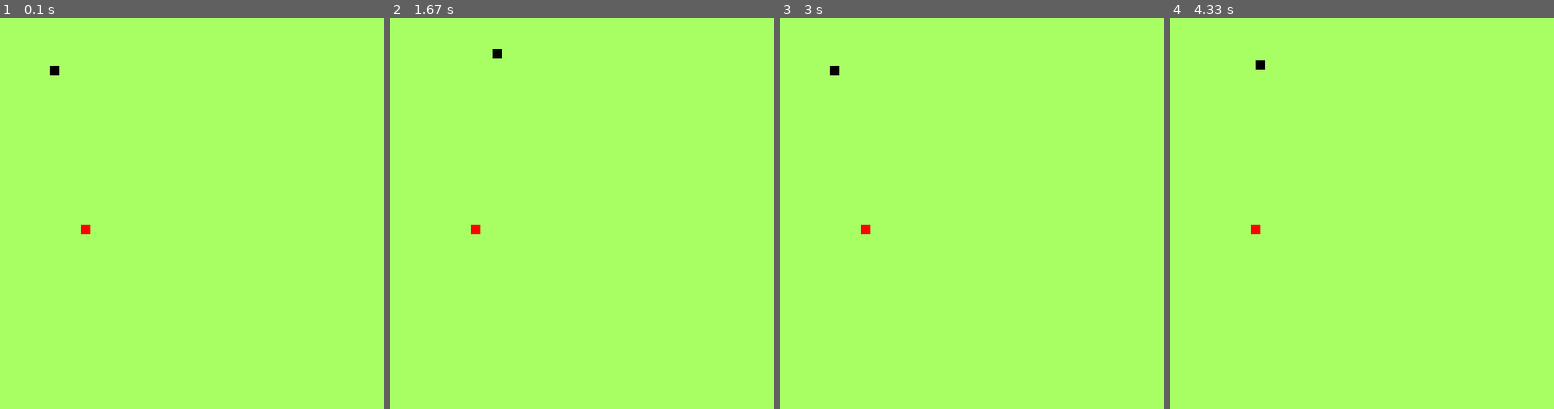
Above: before the commit, frames 1-4 (left to right).
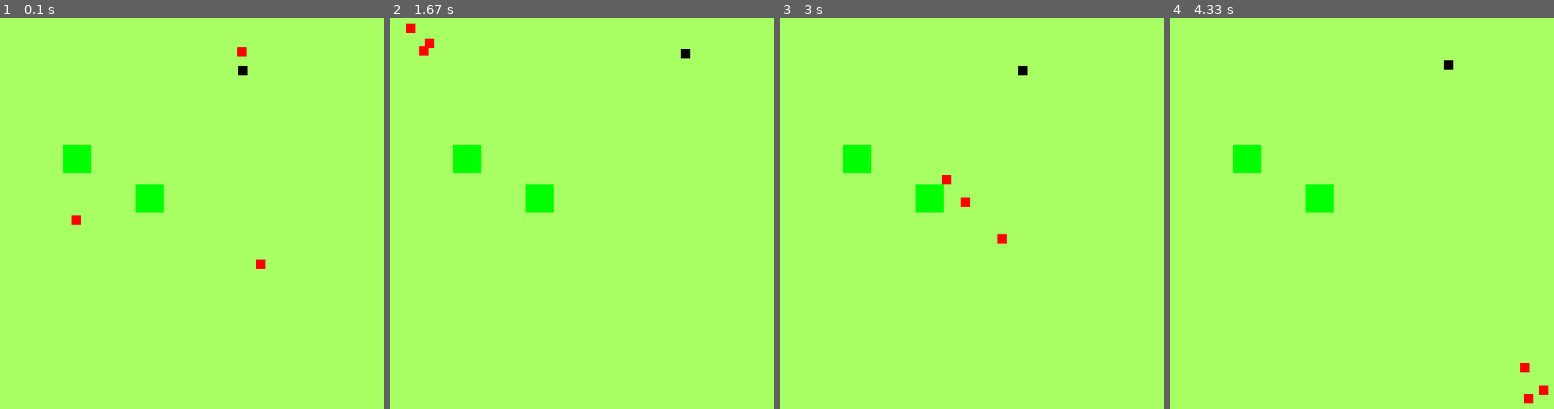
Above: after the commit, the same moments.

Repository: Eli6th/Pygame_Game
Game: pygame game, started from game.py
Two runs of this game, one before a commit and one after it. Both use one fixed random seed, a clock stepped at 60 frames per second and the inputs below.
Inputs:
- Up to frame 1 (0.1 s): no input
- Up to frame 2 (1.67 s): hold D 0.33-0.8 s; hold W 0.83-1.13 s; hold D 1.17-1.63 s
- Up to frame 3 (3 s): hold A 1.67-2.2 s; hold S 2.23-2.53 s; hold A 2.57-2.97 s
- Up to frame 4 (4.33 s): hold W 3-3.37 s; hold D 3.4-4.03 s; hold S from 4.07 s (still down)

The runs differ from the first frame. In frame 1, 1.4% of the frame differs, in the area x 12-70%, y 7-65%; in frame 2, 1.4%; in frame 3, 1.4%; in frame 4, 1.4%.

Commit message:
Added enemy patrolling and bush hiding

Diff:
--- a/game.py
+++ b/game.py
@@ -6,10 +6,14 @@
 
 pygame.init()
 
+PLAYER_SPEED = 2
+
 PLAYER_COLOR = (0, 0, 0)
+PLAYER_HIDDEN_COLOR = (102, 102, 102)
 SURFACE_COLOR = (167, 255, 100)
 GUARD_COLOR = (255, 0, 0)
 BUSH_COLOR = (0, 255, 0)
+
 WIDTH = 500
 HEIGHT = 500
 
@@ -31,14 +35,57 @@
        # Update the position of this object by setting the values of rect.x and rect.y
        self.rect = self.image.get_rect()
 
-class Guard(pygame.sprite.Sprite):
-    def __init__(self, color, width, height, bounces):
-       pygame.sprite.Sprite.__init__(self)
-       self.image = pygame.Surface([width, height])
-       self.image.fill(color)
-
-       self.rect = self.image.get_rect()
-       self.bounces = bounces
+class PatrolGuard(pygame.sprite.Sprite):
+    def __init__(self, color, width, height, speed, positions):
+       pygame.sprite.Sprite.__init__(self)
+       self.image = pygame.Surface([width, height])
+       self.image.fill(color)
+
+       self.rect = self.image.get_rect()
+
+       self.speed = speed
+
+       self.patrolPositions = positions
+       self.positionCounter = 0
+       self.currentPosition = self.patrolPositions[self.positionCounter]
+
+    def guard_movement(self):
+        if (
+            (self.rect.x >= self.currentPosition[0] - 5 and self.rect.x <= self.currentPosition[0] + 5)
+            and
+            (self.rect.y >= self.currentPosition[1] - 5 and self.rect.y <= self.currentPosition[1] + 5)
+            ):
+            self.positionCounter += 1
+            if (self.positionCounter == len(self.patrolPositions)):
+                self.positionCounter = 0
+
+            self.currentPosition = self.patrolPositions[self.positionCounter]
+        else:
+            if (self.rect.x > self.currentPosition[0] + self.speed):
+                self.rect.x -= self.speed
+            elif (self.rect.x < self.currentPosition[0] - self.speed):
+                self.rect.x += self.speed
+
+            if (self.rect.y > self.currentPosition[1] + self.speed):
+                self.rect.y -= self.speed
+            elif (self.rect.y < self.currentPosition[1] - self.speed):
+                self.rect.y += self.speed
+
+class ShootingGuard(pygame.sprite.Sprite):
+    def __init__(self, color, width, height):
+       pygame.sprite.Sprite.__init__(self)
+       self.image = pygame.Surface([width, height])
+       self.image.fill(color)
+
+       self.rect = self.image.get_rect()
+
+class ChasingGuard(pygame.sprite.Sprite):
+    def __init__(self, color, width, height):
+       pygame.sprite.Sprite.__init__(self)
+       self.image = pygame.Surface([width, height])
+       self.image.fill(color)
+
+       self.rect = self.image.get_rect()
 
 class Bush(pygame.sprite.Sprite):
     # Constructor. Pass in the color of the block,
@@ -78,33 +125,52 @@
 screen = pygame.display.set_mode(size)
 pygame.display.set_caption(f'Level: {level}')
 
-# Not exactly sure what these are for????
-# all_sprites_list = pygame.sprite.Group()
-
-# guards_list = pygame.sprite.Group()
-
-# bushes_list = pygame.sprite.Group()
-
+# Sprite groups
+all_sprites_list = pygame.sprite.Group()
+
+guards_list = pygame.sprite.Group()
+
+bushes_list = pygame.sprite.Group()
+
+# Player
 player = Player(PLAYER_COLOR, 10, 10)
-guard1 = Guard(GUARD_COLOR, 10, 10, 0)
-bush1 = Bush(BUSH_COLOR, 30, 30)
-
-player.rect.x = 100
+
+player.rect.x = 300
 player.rect.y = 100
 
+all_sprites_list.add(player)
+
+# Guards
+guard1 = PatrolGuard(GUARD_COLOR, 10, 10, 5, [[50, 50], [450, 450], [50, 450], [50, 50], [450, 50], [450, 450]])
 guard1.rect.x = random.randint(50, 350)
 guard1.rect.y = random.randint(50, 350)
-
+all_sprites_list.add(guard1)
+guards_list.add(guard1)
+
+guard2 = PatrolGuard(GUARD_COLOR, 10, 10, 5, [[50, 50], [450, 450], [50, 450], [50, 50], [450, 50], [450, 450]])
+guard2.rect.x = random.randint(50, 350)
+guard2.rect.y = random.randint(50, 350)
+all_sprites_list.add(guard2)
+guards_list.add(guard2)
+
+guard3 = PatrolGuard(GUARD_COLOR, 10, 10, 5, [[50, 50], [450, 450], [50, 450], [50, 50], [450, 50], [450, 450]])
+guard3.rect.x = random.randint(50, 350)
+guard3.rect.y = random.randint(50, 350)
+all_sprites_list.add(guard3)
+guards_list.add(guard3)
+
+# Bushes
+bush1 = Bush(BUSH_COLOR, 30, 30)
 bush1.rect.x = random.randint(50, 350)
 bush1.rect.y = random.randint(50, 350)
-
-# all_sprites_list.add(player)
-# all_sprites_list.add(guard1)
-# all_sprites_list.add(bush1)
-
-# guards_list.add(guard1)
-
-# bushes_list.add(bush1)
+all_sprites_list.add(bush1)
+bushes_list.add(bush1)
+
+bush2 = Bush(BUSH_COLOR, 30, 30)
+bush2.rect.x = random.randint(50, 350)
+bush2.rect.y = random.randint(50, 350)
+all_sprites_list.add(bush2)
+bushes_list.add(bush2)
 
 running = True
 clock = pygame.time.Clock()
@@ -153,13 +219,13 @@
 
     # Actually moving the player character
     if (move["up"]):
-        player.rect.y -= 2
+        player.rect.y -= PLAYER_SPEED
     if (move["down"]):
-        player.rect.y += 2
+        player.rect.y += PLAYER_SPEED
     if (move["right"]):
-        player.rect.x += 2
+        player.rect.x += PLAYER_SPEED
     if (move["left"]):
-        player.rect.x -= 2
+        player.rect.x -= PLAYER_SPEED
 
     if (player.rect.x > WIDTH - player.width):
         player.rect.x = WIDTH - player.width
@@ -170,6 +236,24 @@
     if (player.rect.y < 0):
         player.rect.y = 0
 
+    # Allowing player to be hidden if behind guard
+    for bush in bushes_list:
+        if pygame.sprite.collide_rect(player, bush):
+            is_hidden = True
+            player.image.fill(PLAYER_HIDDEN_COLOR)
+        else:
+            is_hidden = False
+            player.image.fill(PLAYER_COLOR)
+
+    # Testing if player collides with guard
+    for guard in guards_list:
+        guard.guard_movement()
+        if pygame.sprite.collide_rect(player, guard) and not is_hidden:
+            running = False
+
+    for object in all_sprites_list:
+        screen.blit(object.image, object.rect)
+
     screen.blit(player.image, player.rect)
     screen.blit(guard1.image, guard1.rect)
 
